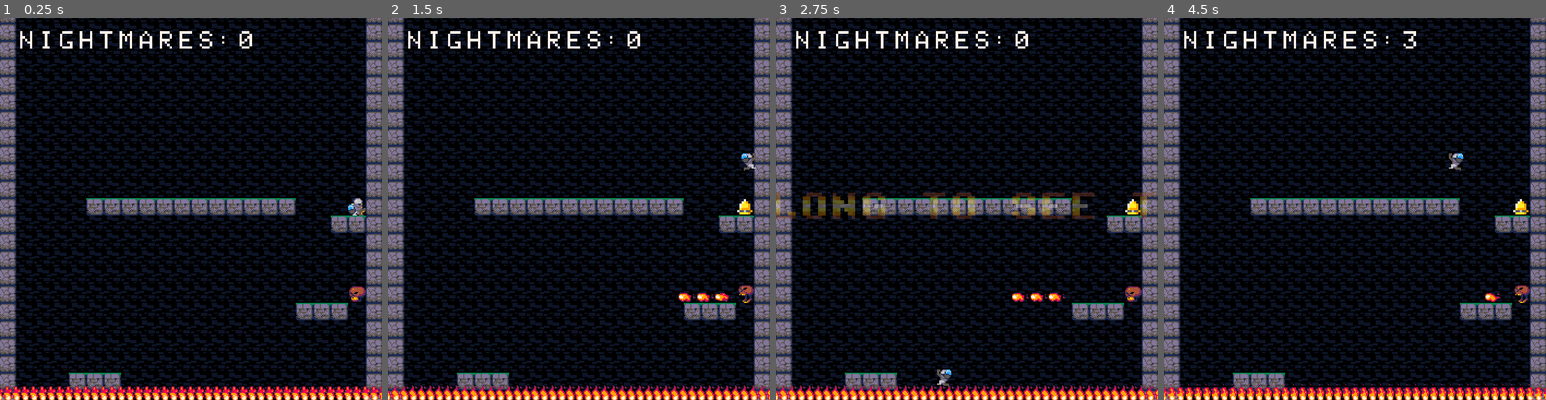
Above: before the commit, frames 1-4 (left to right).
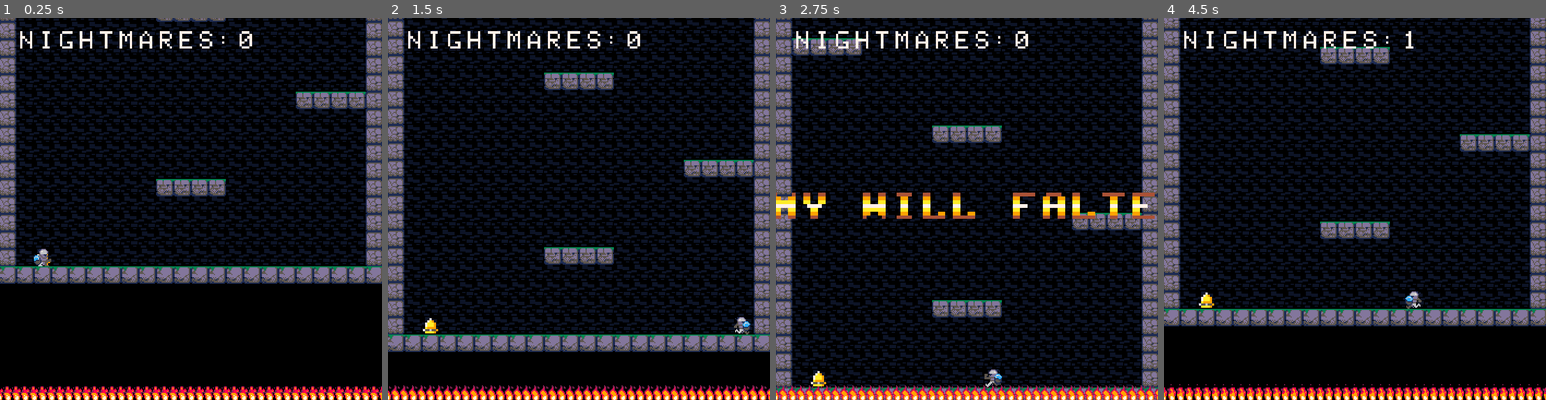
Above: after the commit, the same moments.

Repository: toadkarter/ToyBoxJam2023
Game: Godot game, scene res://Scenes/Game/Main/main.tscn
The game is run twice, just before and just after one commit, with the same random seed, the same clock (stepped at 60 frames per second) and the same inputs.
Inputs:
- Up to frame 1 (0.25 s): no input
- Up to frame 2 (1.5 s): hold Right (move_right) from 0.53 s (still down); tap Space (jump) at 0.77 s
- Up to frame 3 (2.75 s): tap Space (jump) at 1.52 s; release Right (move_right) at 2.03 s; hold Left (move_left) from 2.03 s (still down)
- Up to frame 4 (4.5 s): release Left (move_left) at 2.78 s; hold Right (move_right) 2.78-4.28 s; tap Space (jump) at 3.02, 3.77 s; hold Left (move_left) from 4.28 s (still down)

The runs differ from the first frame. In frame 1, 46% of the frame differs, in the area x 0-100%, y 0-100%; in frame 2, 54%; in frame 3, 52%; in frame 4, 55%.

Commit message:
Added skulls and bats segment

Diff:
--- a/Scenes/Enemies/Bat/bat.tscn
+++ b/Scenes/Enemies/Bat/bat.tscn
@@ -48,9 +48,6 @@
 [sub_resource type="CircleShape2D" id="CircleShape2D_h8jwc"]
 radius = 6.08276
 
-[sub_resource type="CircleShape2D" id="CircleShape2D_f1xif"]
-radius = 6.0
-
 [node name="bat" type="StaticBody2D" groups=["Enemy", "Resettable"]]
 collision_layer = 2
 script = ExtResource("1_7booi")
@@ -65,6 +62,3 @@
 
 [node name="CollisionShape2D" type="CollisionShape2D" parent="AnimatableBody2D"]
 shape = SubResource("CircleShape2D_h8jwc")
-
-[node name="CollisionShape2D" type="CollisionShape2D" parent="."]
-shape = SubResource("CircleShape2D_f1xif")
--- a/Scenes/level.tscn
+++ b/Scenes/level.tscn
@@ -187,16 +187,14 @@
 format = 2
 layer_0/tile_data = PackedInt32Array(1114116, 65536, 0, 1114117, 65536, 0, 1114118, 65536, 0, 1114119, 65536, 0, 111412 …(126751 unchanged characters)…
 script = ExtResource("2_7nbtq")
-debug_stop_scrolling = true
-debug_start_at_checkpoint_number = 5
 debug_stop_music = true
 player_scene = ExtResource("2_kb2gi")
-checkpoints = [NodePath("Checkpoint1"), NodePath("Checkpoint2"), NodePath("Checkpoint3"), NodePath("Checkpoint4"), NodePath("Checkpoint5"), NodePath("Checkpoint6")]
+checkpoints = [NodePath("Checkpoint1"), NodePath("Checkpoint2"), NodePath("Checkpoint3"), NodePath("Checkpoint4"), NodePath("Checkpoint5"), NodePath("Checkpoint6"), NodePath("Checkpoint7")]
 death_texts = Array[String](["My will falters", "I must go on", "I long to see the sky"])
 checkpoint_text = "My memory stirs..."
 
 [node name="Camera" type="Camera2D" parent="."]
-position = Vector2(240, -2630)
+position = Vector2(240, -3128)
 
 [node name="HUD" parent="Camera" instance=ExtResource("4_oap2e")]
 DeathCountText = "Nightmares:%d"
@@ -1499,7 +1497,7 @@
 width = 1.0
 
 [node name="Start2" type="Line2D" parent="[8] SkullsAndBats" groups=["Debug"]]
-position = Vector2(0, -320)
+position = Vector2(0, -496)
 points = PackedVector2Array(80, 272, 400, 272)
 width = 1.0
 
@@ -1529,6 +1527,30 @@
 [node name="regular_body8" parent="[8] SkullsAndBats/RegularBlocks" instance=ExtResource("7_e0ir6")]
 position = Vector2(200, 264)
 
+[node name="regular_body18" parent="[8] SkullsAndBats/RegularBlocks" instance=ExtResource("7_e0ir6")]
+position = Vector2(88, 184)
+
+[node name="regular_body19" parent="[8] SkullsAndBats/RegularBlocks" instance=ExtResource("7_e0ir6")]
+position = Vector2(104, 184)
+
+[node name="regular_body20" parent="[8] SkullsAndBats/RegularBlocks" instance=ExtResource("7_e0ir6")]
+position = Vector2(120, 184)
+
+[node name="regular_body21" parent="[8] SkullsAndBats/RegularBlocks" instance=ExtResource("7_e0ir6")]
+position = Vector2(136, 184)
+
+[node name="regular_body22" parent="[8] SkullsAndBats/RegularBlocks" instance=ExtResource("7_e0ir6")]
+position = Vector2(200, 104)
+
+[node name="regular_body23" parent="[8] SkullsAndBats/RegularBlocks" instance=ExtResource("7_e0ir6")]
+position = Vector2(216, 104)
+
+[node name="regular_body24" parent="[8] SkullsAndBats/RegularBlocks" instance=ExtResource("7_e0ir6")]
+position = Vector2(232, 104)
+
+[node name="regular_body25" parent="[8] SkullsAndBats/RegularBlocks" instance=ExtResource("7_e0ir6")]
+position = Vector2(248, 104)
+
 [node name="regular_body9" parent="[8] SkullsAndBats/RegularBlocks" instance=ExtResource("7_e0ir6")]
 position = Vector2(280, 264)
 
@@ -1538,6 +1560,18 @@
 [node name="regular_body11" parent="[8] SkullsAndBats/RegularBlocks" instance=ExtResource("7_e0ir6")]
 position = Vector2(312, 264)
 
+[node name="regular_body26" parent="[8] SkullsAndBats/RegularBlocks" instance=ExtResource("7_e0ir6")]
+position = Vector2(344, 24)
+
+[node name="regular_body27" parent="[8] SkullsAndBats/RegularBlocks" instance=ExtResource("7_e0ir6")]
+position = Vector2(360, 24)
+
+[node name="regular_body28" parent="[8] SkullsAndBats/RegularBlocks" instance=ExtResource("7_e0ir6")]
+position = Vector2(376, 24)
+
+[node name="regular_body29" parent="[8] SkullsAndBats/RegularBlocks" instance=ExtResource("7_e0ir6")]
+position = Vector2(392, 24)
+
 [node name="regular_body12" parent="[8] SkullsAndBats/RegularBlocks" instance=ExtResource("7_e0ir6")]
 position = Vector2(328, 264)
 
@@ -1552,6 +1586,66 @@
 
 [node name="regular_body16" parent="[8] SkullsAndBats/RegularBlocks" instance=ExtResource("7_e0ir6")]
 position = Vector2(328, 264)
+
+[node name="Enemies" type="Node2D" parent="[8] SkullsAndBats"]
+
+[node name="bat" parent="[8] SkullsAndBats/Enemies" instance=ExtResource("13_che0k")]
+position = Vector2(88, 168)
+offset = Vector2(50, 0)
+
+[node name="bat2" parent="[8] SkullsAndBats/Enemies" instance=ExtResource("13_che0k")]
+position = Vector2(200, 88)
+offset = Vector2(50, 0)
+
+[node name="regular_body30" parent="[8] SkullsAndBats/Enemies" instance=ExtResource("7_e0ir6")]
+position = Vector2(88, -136)
+
+[node name="regular_body31" parent="[8] SkullsAndBats/Enemies" instance=ExtResource("7_e0ir6")]
+position = Vector2(104, -136)
+
+[node name="regular_body32" parent="[8] SkullsAndBats/Enemies" instance=ExtResource("7_e0ir6")]
+position = Vector2(120, -136)
+
+[node name="regular_body33" parent="[8] SkullsAndBats/Enemies" instance=ExtResource("7_e0ir6")]
+position = Vector2(136, -136)
+
+[node name="regular_body34" parent="[8] SkullsAndBats/Enemies" instance=ExtResource("7_e0ir6")]
+position = Vector2(216, -216)
+
+[node name="regular_body35" parent="[8] SkullsAndBats/Enemies" instance=ExtResource("7_e0ir6")]
+position = Vector2(232, -216)
+
+[node name="regular_body36" parent="[8] SkullsAndBats/Enemies" instance=ExtResource("7_e0ir6")]
+position = Vector2(248, -216)
+
+[node name="regular_body37" parent="[8] SkullsAndBats/Enemies" instance=ExtResource("7_e0ir6")]
+position = Vector2(264, -216)
+
+[node name="bat5" parent="[8] SkullsAndBats/Enemies" instance=ExtResource("13_che0k")]
+position = Vector2(88, -152)
+offset = Vector2(50, 0)
+
+[node name="bat3" parent="[8] SkullsAndBats/Enemies" instance=ExtResource("13_che0k")]
+position = Vector2(344, 8)
+offset = Vector2(50, 0)
+
+[node name="bat4" parent="[8] SkullsAndBats/Enemies" instance=ExtResource("13_che0k")]
+position = Vector2(248, -72)
+offset = Vector2(-50, 0)
+
+[node name="DroppableBlocks" type="Node2D" parent="[8] SkullsAndBats"]
+
+[node name="DroppableBlock" parent="[8] SkullsAndBats/DroppableBlocks" instance=ExtResource("3_erwvd")]
+position = Vector2(248, -56)
+
+[node name="DroppableBlock2" parent="[8] SkullsAndBats/DroppableBlocks" instance=ExtResource("3_erwvd")]
+position = Vector2(232, -56)
+
+[node name="DroppableBlock3" parent="[8] SkullsAndBats/DroppableBlocks" instance=ExtResource("3_erwvd")]
+position = Vector2(216, -56)
+
+[node name="DroppableBlock4" parent="[8] SkullsAndBats/DroppableBlocks" instance=ExtResource("3_erwvd")]
+position = Vector2(200, -56)
 
 [node name="Firewall" parent="." instance=ExtResource("6_wqu57")]
 position = Vector2(48, 400)
@@ -1578,3 +1672,7 @@
 [node name="Checkpoint6" parent="." instance=ExtResource("7_n31si")]
 position = Vector2(392, -2632)
 camera_position = -2630.0
+
+[node name="Checkpoint7" parent="." instance=ExtResource("7_n31si")]
+position = Vector2(232, -3128)
+camera_position = -3128.0
Not shown: 1 places in Scenes/Enemies/Bat/bat.tscn that only renumber resources
